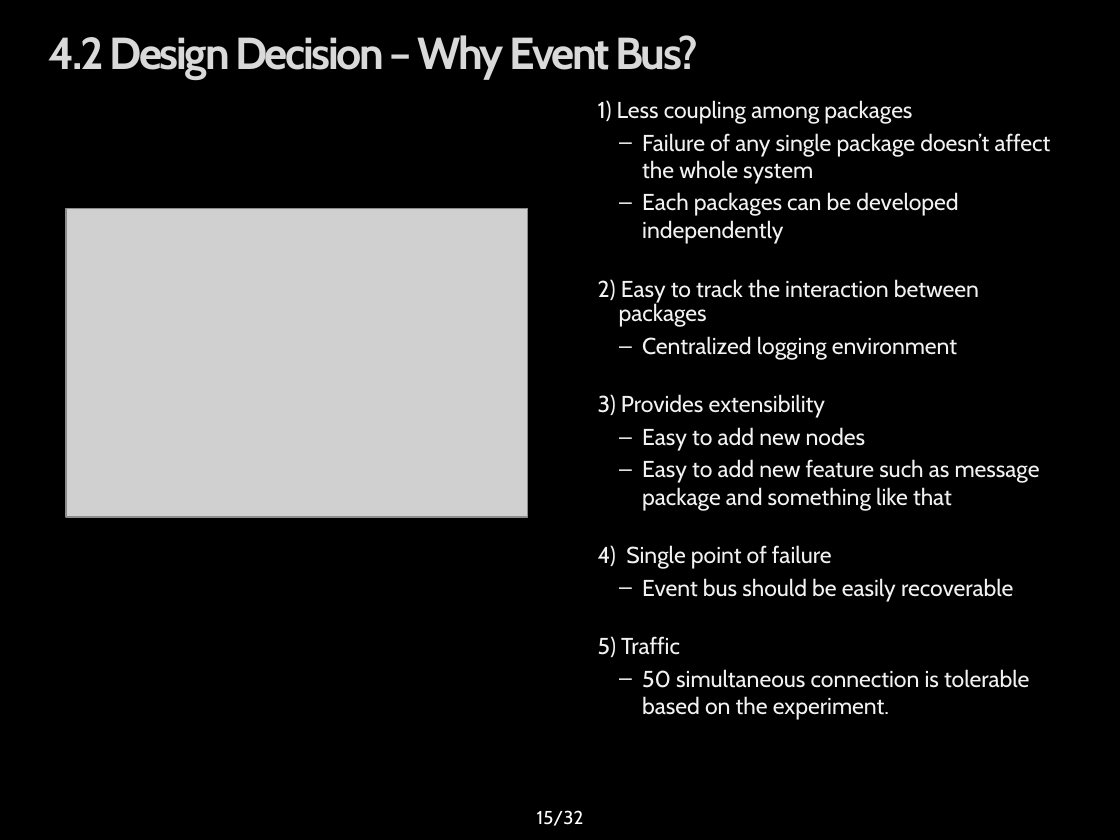
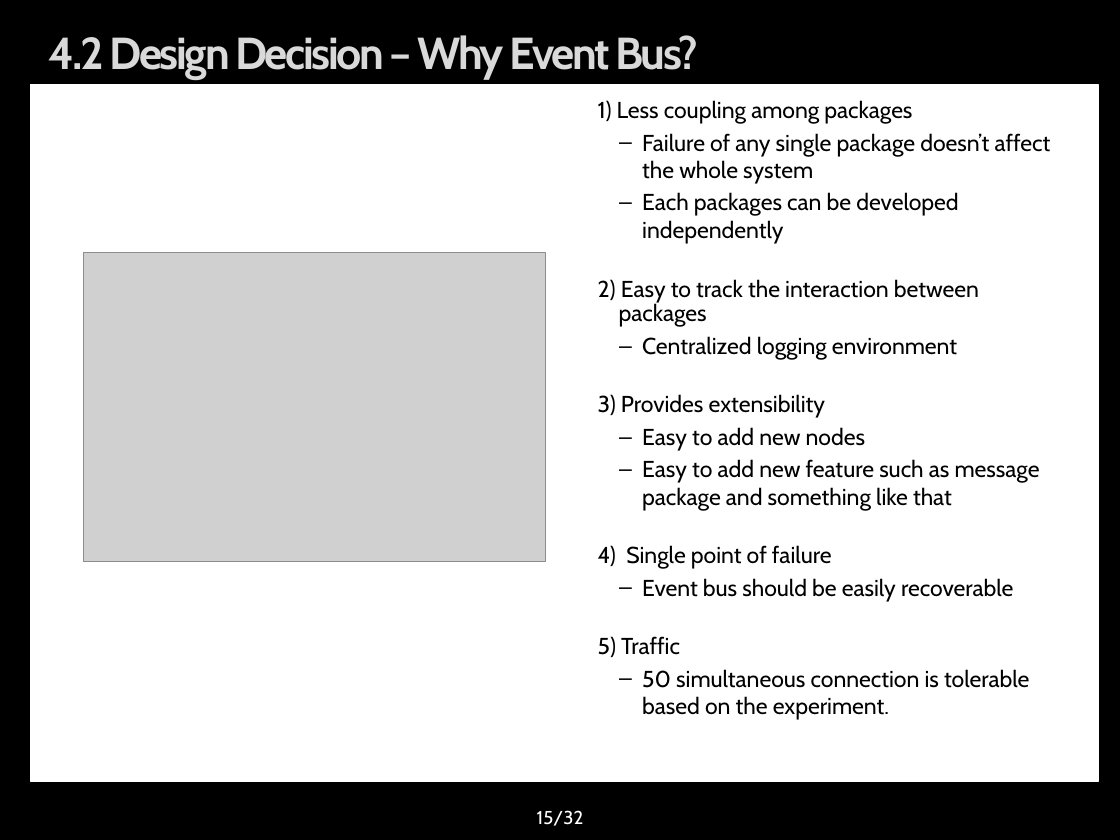
Before and after one commit to youkkwon/smarthome, a slide deck: slide 15 of doc/Docs/IoT System Final Presentation_0624.pptx. Drawn at 1120x840 pixels with LibreOffice and Linux fonts; fonts in the diff are those of the drawing; grey boxes stand for pictures; background and template pictures are left out. Boxes give left, top, right and bottom in pixels: in the first picture for what was removed or moved away, otherwise in the second. Text is boxed around its words. In the diff, an @@ line names an element or a change of style, - is before the commit and + after.

```diff
--- a/doc/Docs/IoT System Final Presentation_0624.pptx
+++ b/doc/Docs/IoT System Final Presentation_0624.pptx
@@ rectangle added at <box>31,85,1099,782</box>, fill #FFFFFF, outline #FFFFFF 0.75 pt @@
@@ text "1) Less coupling among packages" at <box>598,100,1051,720</box>: text colour #F2F2F2 to #000000 @@
@@ picture: place and size @@
-picture at <box>66,208,528,517</box>
+picture at <box>84,252,545,561</box>
```
Also in this commit, not shown: 27 other slides changed.
